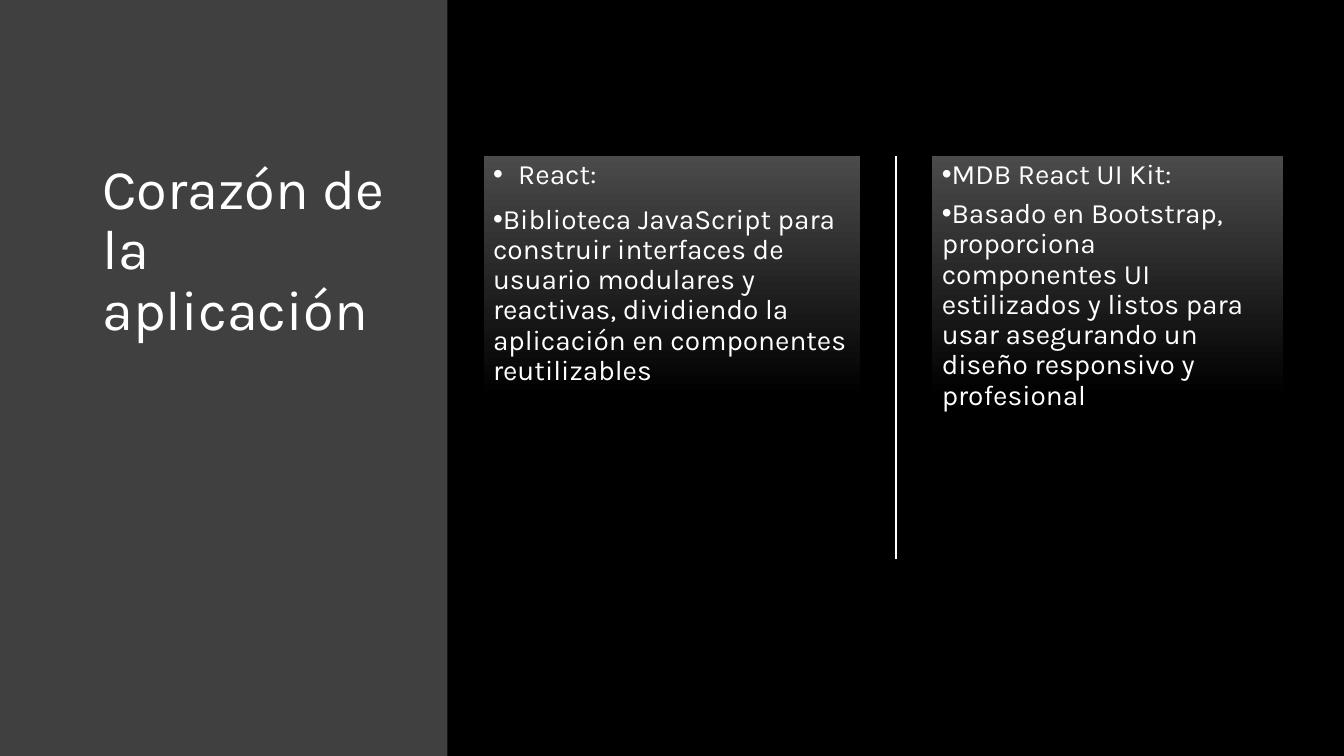
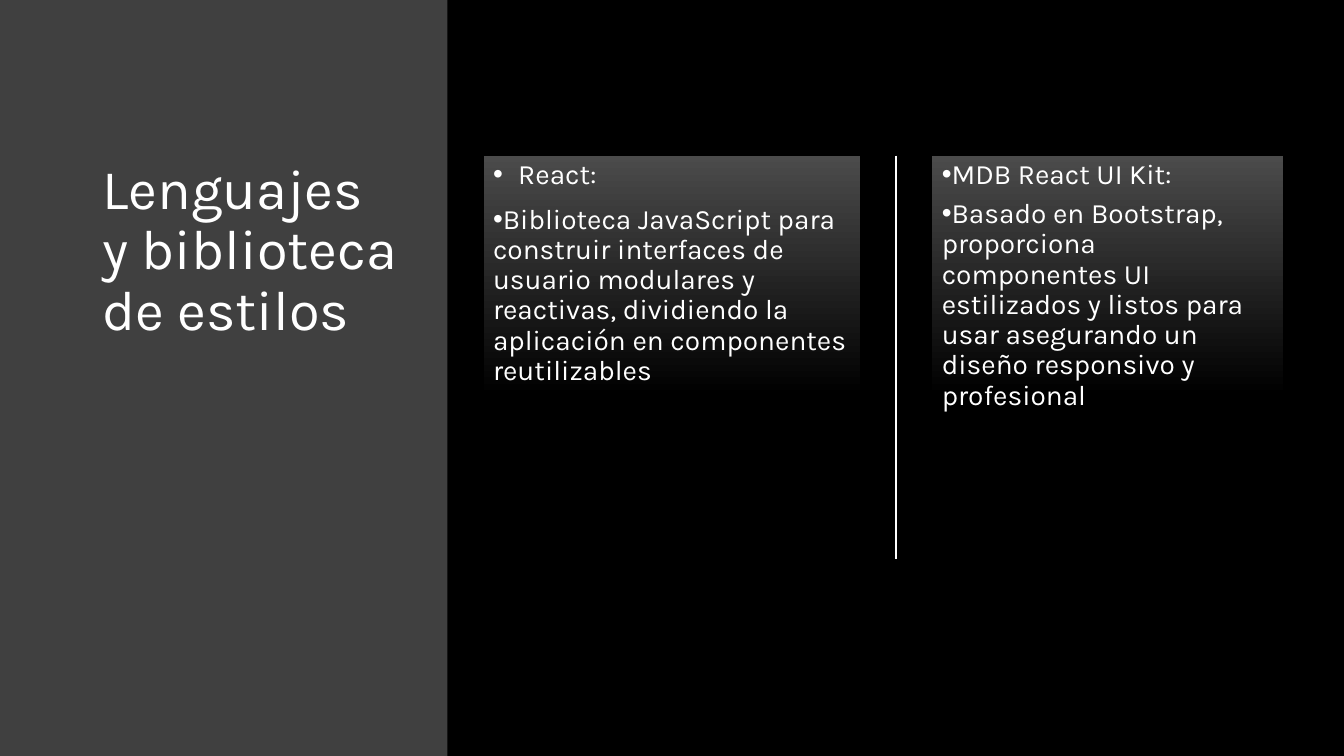
Before and after one commit to JuanPavi25/Proyecto_FInal, a slide deck: slide 4 of Documentacion/Programación Frontend.pptm. Drawn at 1344x756 pixels with LibreOffice and Linux fonts; fonts in the diff are those of the drawing. Boxes give left, top, right and bottom in pixels: in the first picture for what was removed or moved away, otherwise in the second. Text is boxed around its words. In the diff, an @@ line names an element or a change of style, - is before the commit and + after.

```diff
--- a/Documentacion/Programación Frontend.pptm
+++ b/Documentacion/Programación Frontend.pptm
@@ title at bbox=[102, 170, 397, 331]: text changed @@
-Corazón de la aplicación
+Lenguajes y biblioteca de estilos
```
Also in this commit, not shown: 3 other slides changed, 1 other file.
